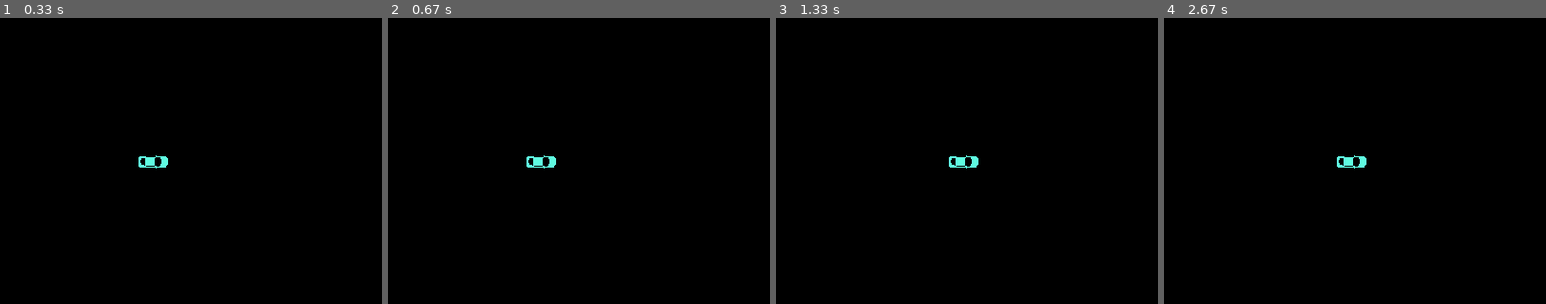
Above: before the commit, frames 1-4 (left to right).
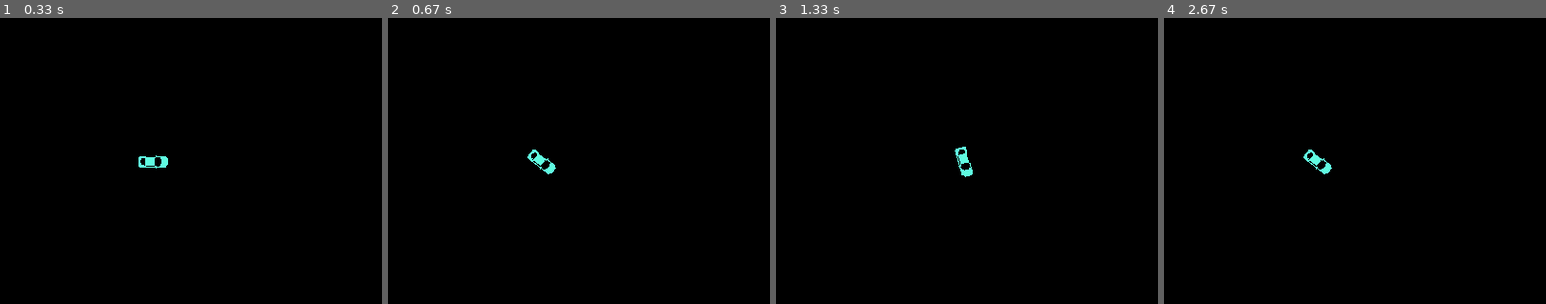
Above: after the commit, the same moments.

Repository: WilliamForSchool/PygameProject
Game: pygame game, started from neww.py
The game is run twice, just before and just after one commit, with the same random seed, the same clock (stepped at 60 frames per second) and the same inputs.
Inputs:
- Up to frame 1 (0.33 s): no input
- Up to frame 2 (0.67 s): hold D from 0.33 s (still down)
- Up to frame 3 (1.33 s): release D at 0.8 s; hold W 0.83-1.13 s; hold D from 1.17 s (still down)
- Up to frame 4 (2.67 s): release D at 1.63 s; hold A 1.67-2.2 s; hold S 2.23-2.53 s; hold A from 2.57 s (still down)
The pictures show only the part of the screen within x 17-67%, y 42-92%; the shares and areas given below are measured in that part.

Frame 1 is identical in both runs. In frame 2, 0.2% of the frame differs, in the area x 36-44%, y 46-55%; in frame 3, 0.3%; in frame 4, 0.4%, in the area x 36-53%, y 46-55%.

Commit message:
Rotational Stuff

Diff:
--- a/neww.py
+++ b/neww.py
@@ -14,17 +14,40 @@
 		var.replace((220,0,0), (randint(0,255), randint(0,255), randint(0,255)))
 		self.x = 300.0 # store x independently of rectangle so that it can be a double
 		self.y = 400.0
+		self.angle = 0;
+		self.master_image = self.image
+		self.master_rect = self.rect # keep a copy of the original rectangle for rotation
 
 	def forward(self):
 		self.x += 2
 		self.rect.center = (self.x, self.y)
 
-	# Override
-	def update(self):
+	def back(self):
+		self.x -= 2
+		self.rect.center = (self.x, self.y)
+
+	def player_input(self):
 		keys = pygame.key.get_pressed()
 
 		if keys[pygame.K_w]:
 			self.forward()
+		if keys[pygame.K_a]:
+			self.angle -= 2
+			if self.angle < 0:
+				self.angle = 359
+			self.image = pygame.transform.rotate(self.master_image, 360 - self.angle)
+			self.rect = self.image.get_rect(center = self.rect.center)
+		if keys[pygame.K_s]:
+			self.back()
+		if keys[pygame.K_d]:
+			self.angle = (self.angle + 2) % 360
+			self.image = pygame.transform.rotate(self.master_image, 360 - self.angle)
+			self.rect = self.image.get_rect(center = self.rect.center)
+
+	# Override
+	def update(self):
+		self.player_input()
+
 
 # Start of the main execution
 
